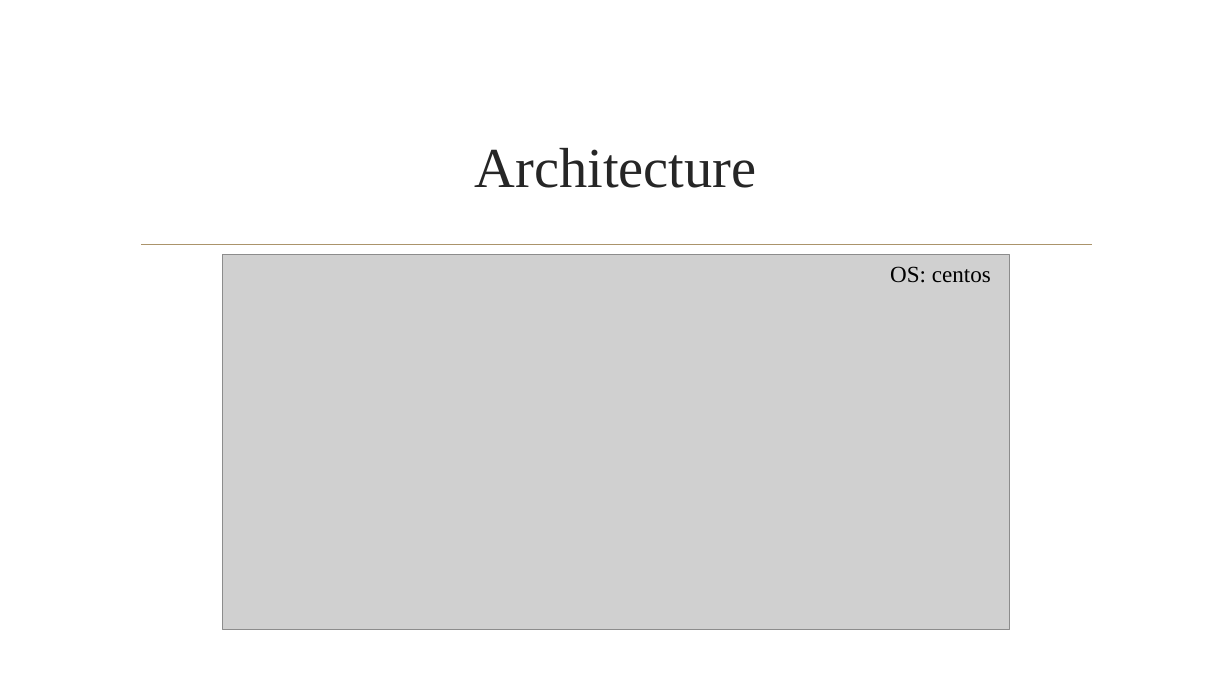
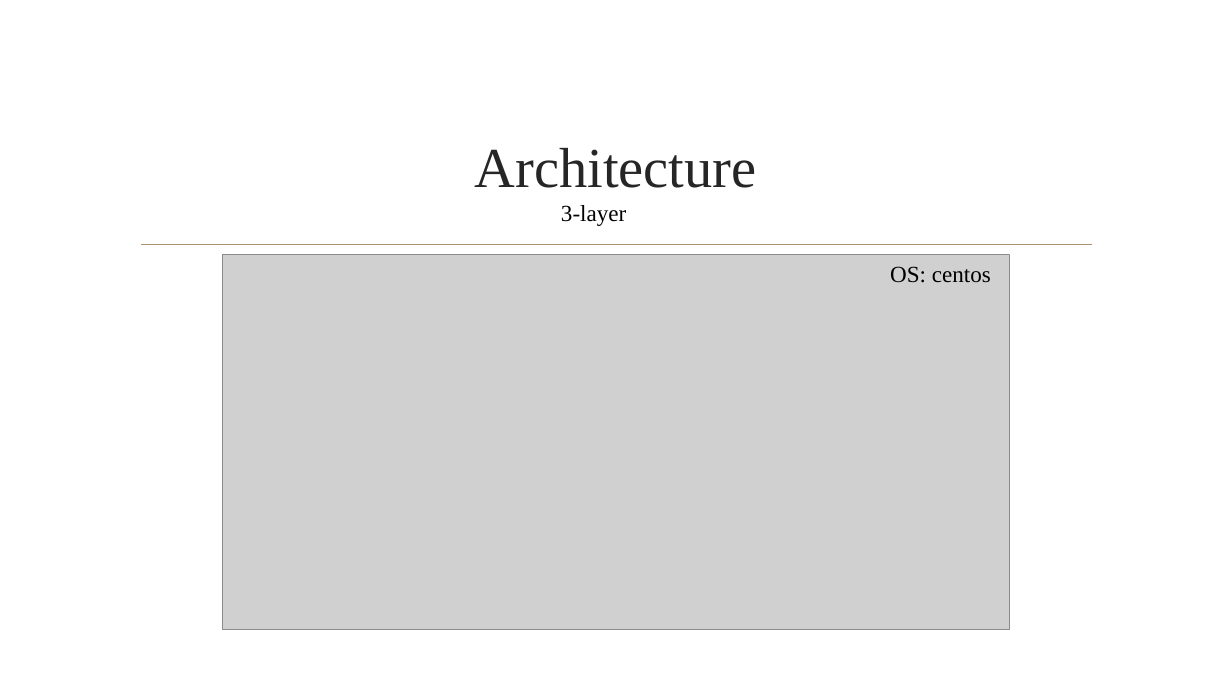
Before and after one commit to iamkelroy/CS673_G1_T3_BUGTRACKER, a slide deck: slide 6 of class_documents/presentations/iteration_2_presentation.pptx. Drawn at 1232x693 pixels with LibreOffice and Linux fonts; fonts in the diff are those of the drawing; grey boxes stand for pictures; background and template pictures are left out. Boxes give left, top, right and bottom in pixels: in the first picture for what was removed or moved away, otherwise in the second. Text is boxed around its words. In the diff, an @@ line names an element or a change of style, - is before the commit and + after.

```diff
--- a/class_documents/presentations/iteration_2_presentation.pptx
+++ b/class_documents/presentations/iteration_2_presentation.pptx
@@ text added at [561, 205, 626, 226], 18 pt, text #000000 @@
+3-layer
```
Also in this commit, not shown: 1 other slide changed, 1 other file.
